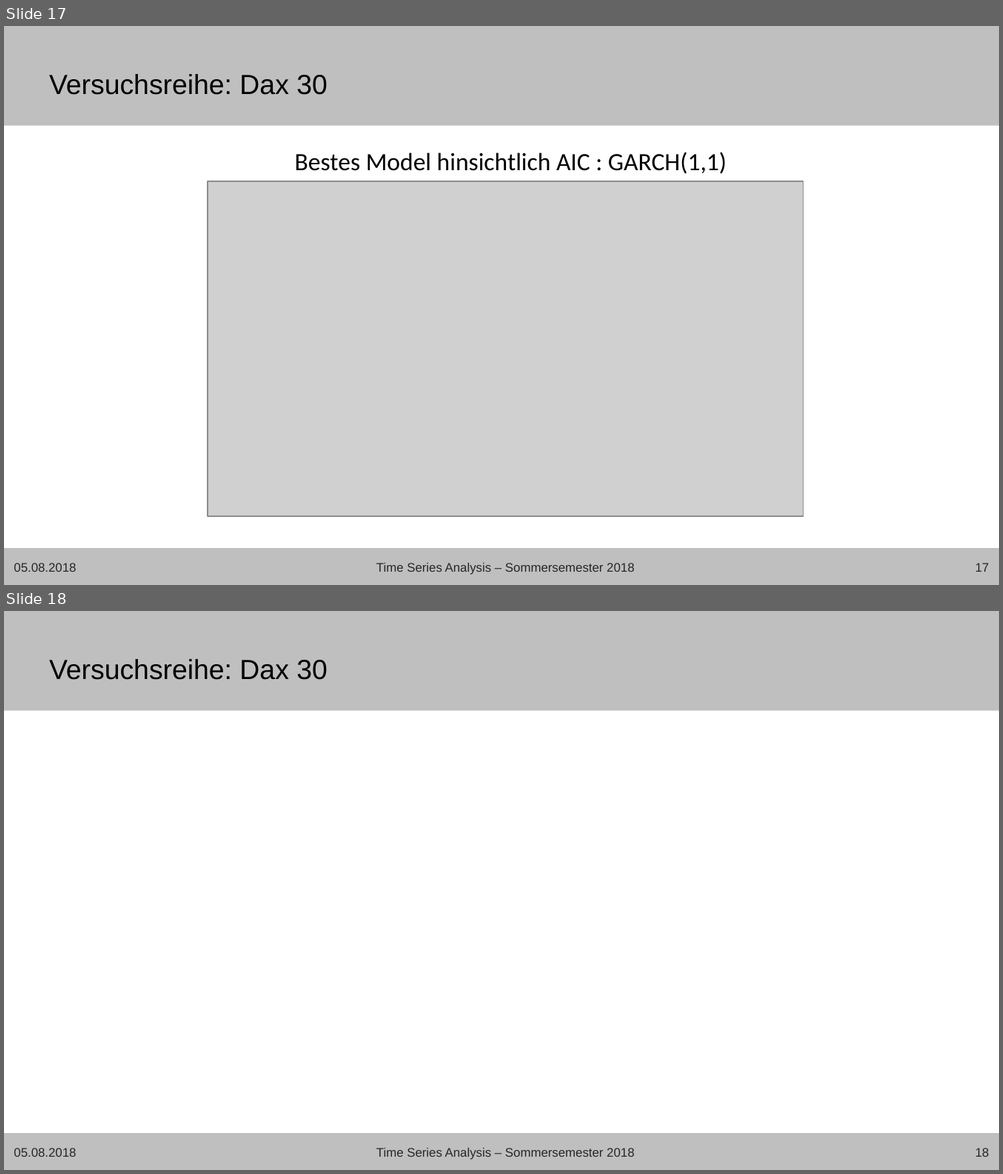
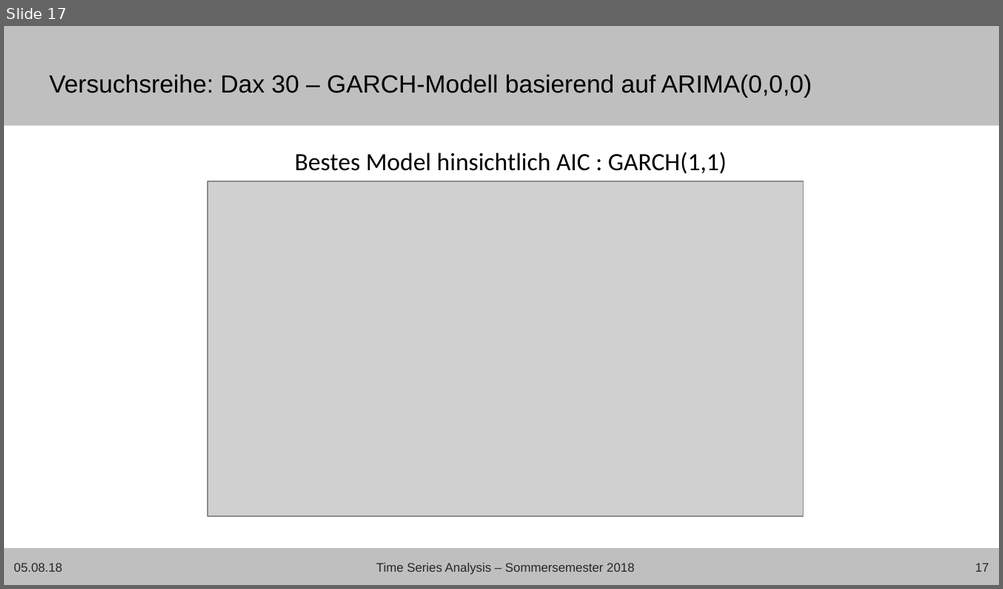
Before and after one commit to Janis90/time-series-anaysis, a slide deck: presentation/tsa_presentation_final.pptx. Shown one above the other, each under a label of ours: slides 17 and 18 before the commit, slide 17 after it. The pictures are 1003x1174 and 1003x589 pixels, drawn with LibreOffice and Linux fonts; fonts in the diff are those of the drawing; grey boxes stand for pictures; background and template pictures are left out. Boxes give left, top, right and bottom in pixels: in the first picture for what was removed or moved away, otherwise in the second. Text is boxed around its words. In the diff, an @@ line names an element or a change of style, - is before the commit and + after.

```diff
--- a/presentation/tsa_presentation_final.pptx
+++ b/presentation/tsa_presentation_final.pptx
@@ slide 18 removed at [4, 611, 999, 1170], background #FFFFFF; not listed: 2 template elements that a slide beside it also shows @@
@@ title removed at [49, 659, 327, 680] @@
-Versuchsreihe: Dax 30
@@ text removed at [14, 1148, 76, 1157] @@
-05.08.2018
@@ text removed at [376, 1148, 634, 1160] @@
-Time Series Analysis – Sommersemester 2018
@@ page number removed at [975, 1148, 989, 1157] @@
-18
@@ slide 17 changed as well @@
@@ title at [49, 74, 811, 97]: text changed; size 20 to 18 pt @@
-Versuchsreihe: Dax 30
+Versuchsreihe: Dax 30 – GARCH-Modell basierend auf ARIMA(0,0,0)
@@ text at [14, 563, 62, 572]: text changed @@
-05.08.2018
+05.08.18
```
Also in this commit, not shown: 21 other slides changed, 1 other file.
